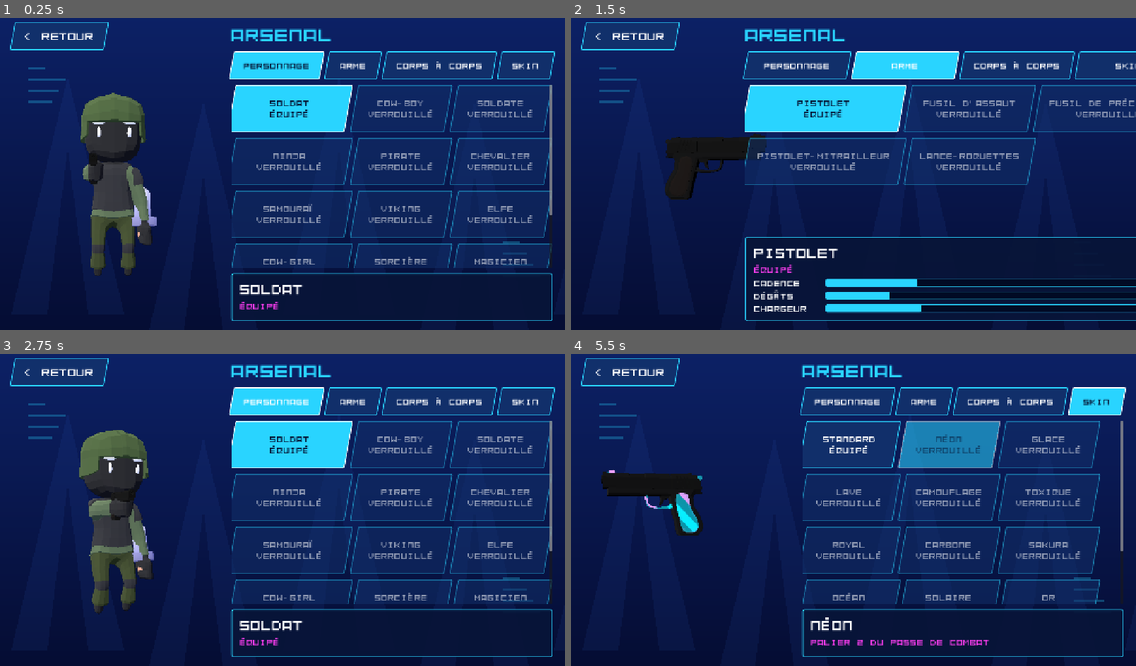
Above: before the commit, frames 1-4 (two rows, left to right).
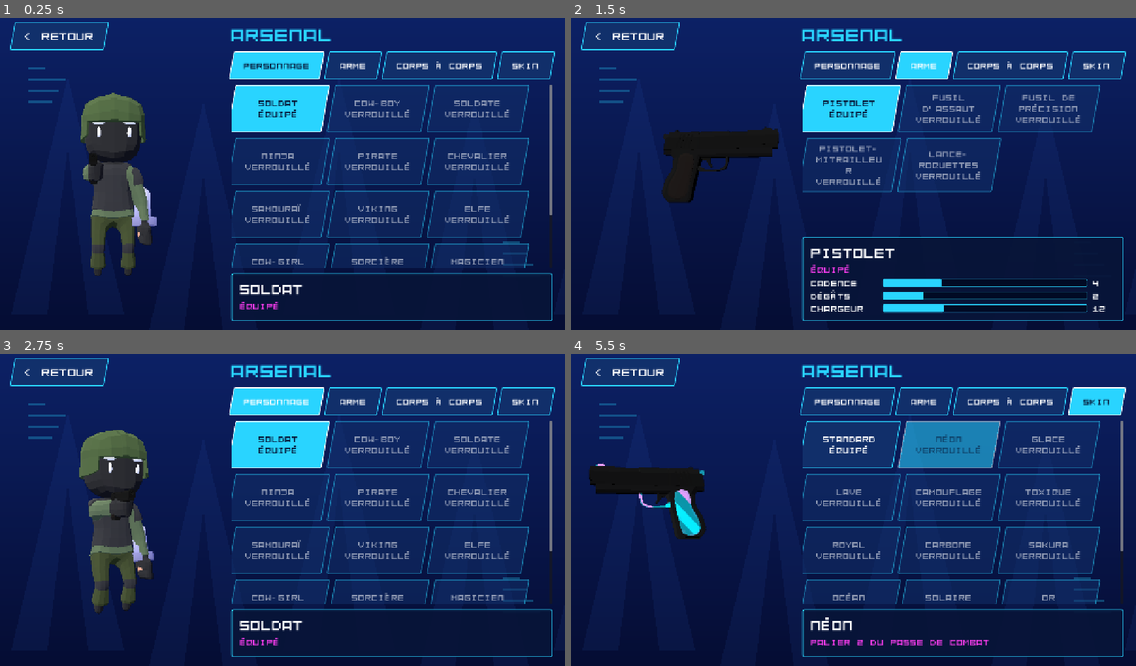
Above: after the commit, the same moments.

Repository: mariusortiz/overclock
Game: Godot game, scene res://scenes/armory.tscn
The game is run twice, just before and just after one commit, with the same random seed, the same clock (stepped at 60 frames per second) and the same inputs. This scene is started directly instead of the project's main scene.
Inputs:
- Up to frame 1 (0.25 s): no input
- Up to frame 2 (1.5 s): click "PERSONNAGE" at 0.5 s; click "ARME" at 1.25 s
- Up to frame 3 (2.75 s): click "PERSONNAGE" at 2 s
- Up to frame 4 (5.5 s): click "CORPS À CORPS" at 2.75 s; click "SKIN" at 3.5 s; click "Standard ÉQUIPÉ" at 4.25 s; click "Néon VERROUILLÉ" at 5 s

The runs differ from the first frame. In frame 1, 4.8% of the frame differs, in the area x 43-98%, y 21-81%; in frame 2, 12%, in the area x 16-100%, y 3-98%; in frame 3, 4.8%; in frame 4, 1.1%.

Commit message:
Fit floating guns to the stage and wrap long armory names
Co-Authored-By: Claude Fable 5.2 <noreply@anthropic.com>
Claude-Session: https://claude.ai/code/session_01TMrhLU8C9hMQ3DU14F1G1z

Diff:
--- a/scripts/armory.gd
+++ b/scripts/armory.gd
@@ -83,6 +83,8 @@
 		var card := Button.new()
 		card.custom_minimum_size = CARD_SIZE
 		card.toggle_mode = true
+		# Long names wrap instead of widening the grid past the screen.
+		card.autowrap_mode = TextServer.AUTOWRAP_WORD_SMART
 		card.button_pressed = item == _viewed
 		card.disabled = false
 		var status := ""
--- a/scripts/character_stage.gd
+++ b/scripts/character_stage.gd
@@ -10,11 +10,14 @@
 const TURN_RANGE := 0.5  # radians each side of facing the camera
 const SPIN_SPEED := 0.9
 const FLOAT_HEIGHT := 1.05
-const FLOAT_SCALE := {Focus.WEAPON: 2.6, Focus.MELEE: 1.6}
+## A gun shown alone is scaled to this length, in meters.
+const FLOAT_GUN_LENGTH := 1.25
+const FLOAT_MELEE_SCALE := 1.6
 
 var _time := 0.0
 var _character: CharacterModel
 var _focus := Focus.CHARACTER
+var _gun_scale := 1.0
 
 @onready var _pivot: Node3D = $SubViewport/World/Pivot
 @onready var _weapon_holder: Node3D = $SubViewport/World/Pivot/WeaponHolder
@@ -30,6 +33,7 @@
 		var holder := _weapon_holder if _focus == Focus.WEAPON else _melee_holder
 		holder.position = Vector3(0, FLOAT_HEIGHT + sin(_time * 1.6) * 0.05, 0)
 		holder.rotation = Vector3(0, _time * SPIN_SPEED, 0)
+		holder.scale = Vector3.ONE * (_gun_scale if _focus == Focus.WEAPON else FLOAT_MELEE_SCALE)
 		return
 	_pivot.rotation.y = PI + sin(_time * TURN_SPEED) * TURN_RANGE
 	if _character:
@@ -47,9 +51,6 @@
 	_melee_holder.visible = what != Focus.WEAPON
 	for holder: Node3D in [_weapon_holder, _melee_holder]:
 		holder.transform = Transform3D.IDENTITY
-	if what != Focus.CHARACTER:
-		var holder := _weapon_holder if what == Focus.WEAPON else _melee_holder
-		holder.scale = Vector3.ONE * FLOAT_SCALE[what]
 
 
 func show_character(item: Dictionary) -> void:
@@ -64,6 +65,7 @@
 
 ## `skin` defaults to the equipped one.
 func show_weapon(item: Dictionary, skin := {}) -> void:
+	_gun_scale = FLOAT_GUN_LENGTH / item.length
 	_replace(_weapon_holder, Loadout.instantiate_weapon(item, skin))
 
 
